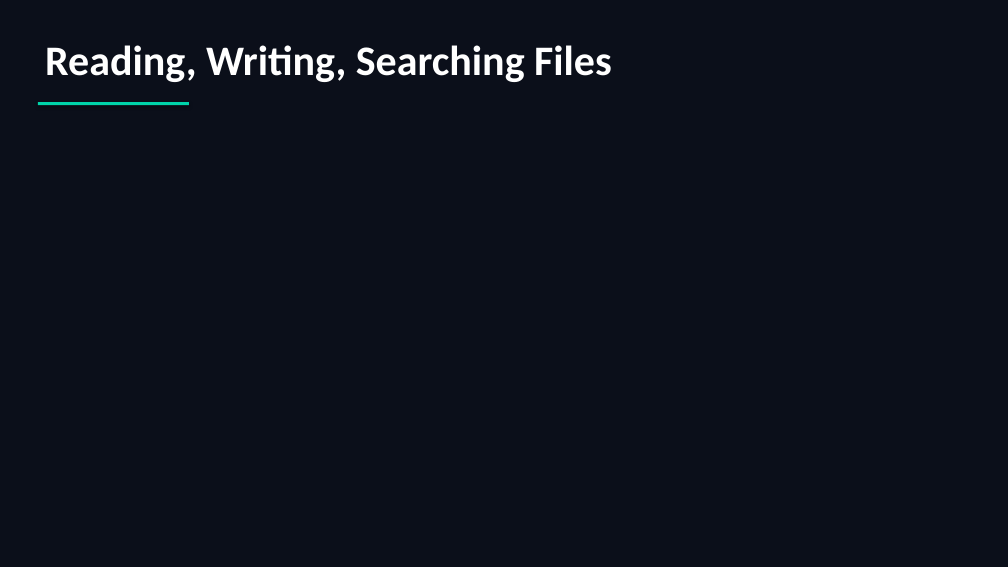
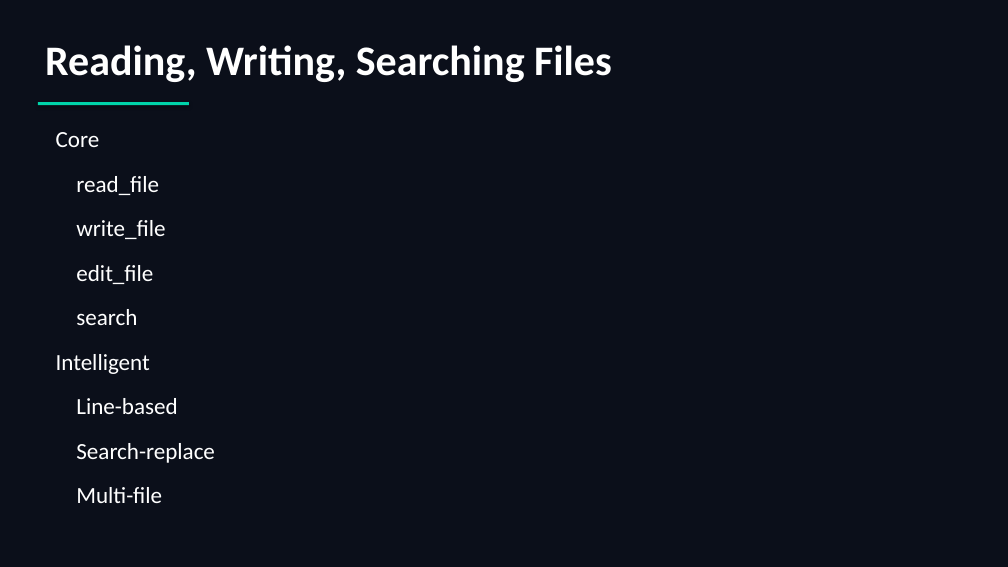
Before and after one commit to scottrhay/AIA-ClaudeCopilot, a slide deck: slide 87 of slides/Day2_Claude_Code_Fundamentals.pptx. Drawn at 1008x567 pixels with LibreOffice and Linux fonts; fonts in the diff are those of the drawing. Boxes give left, top, right and bottom in pixels: in the first picture for what was removed or moved away, otherwise in the second. Text is boxed around its words. In the diff, an @@ line names an element or a change of style, - is before the commit and + after.

```diff
--- a/slides/Day2_Claude_Code_Fundamentals.pptx
+++ b/slides/Day2_Claude_Code_Fundamentals.pptx
@@ text added at (56,132,215,503), 22 pt, text #FFFFFF @@
+Core
+read_file
+write_file
+edit_file
+search
+Intelligent
+Line-based
+Search-replace
+Multi-file
```
Also in this commit, not shown: 40 other slides changed, 1 slide added, 1 slide removed.
